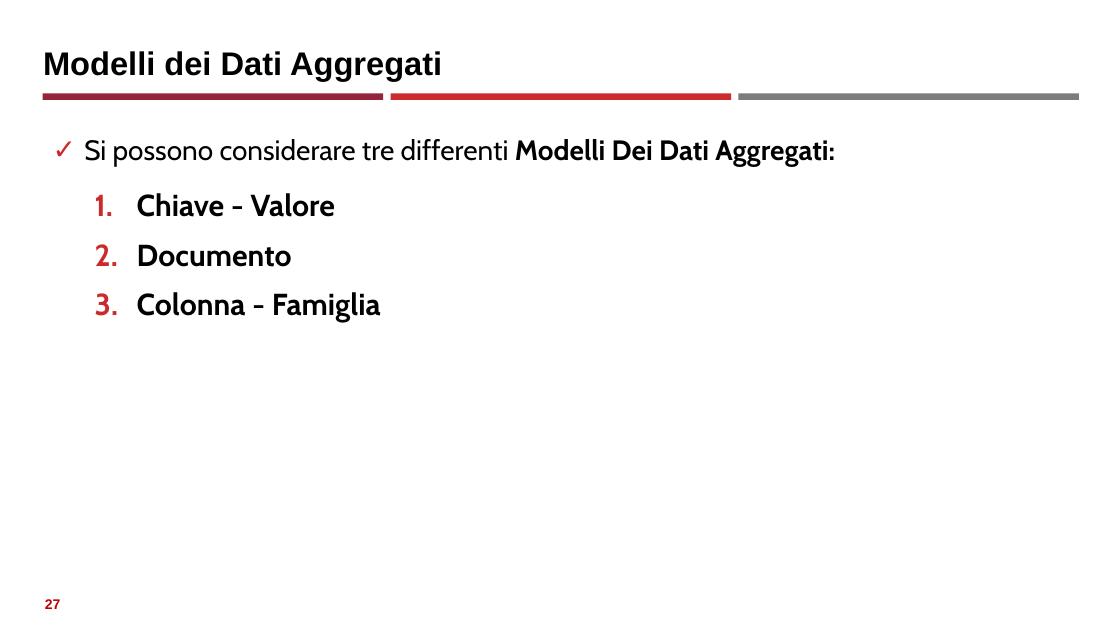
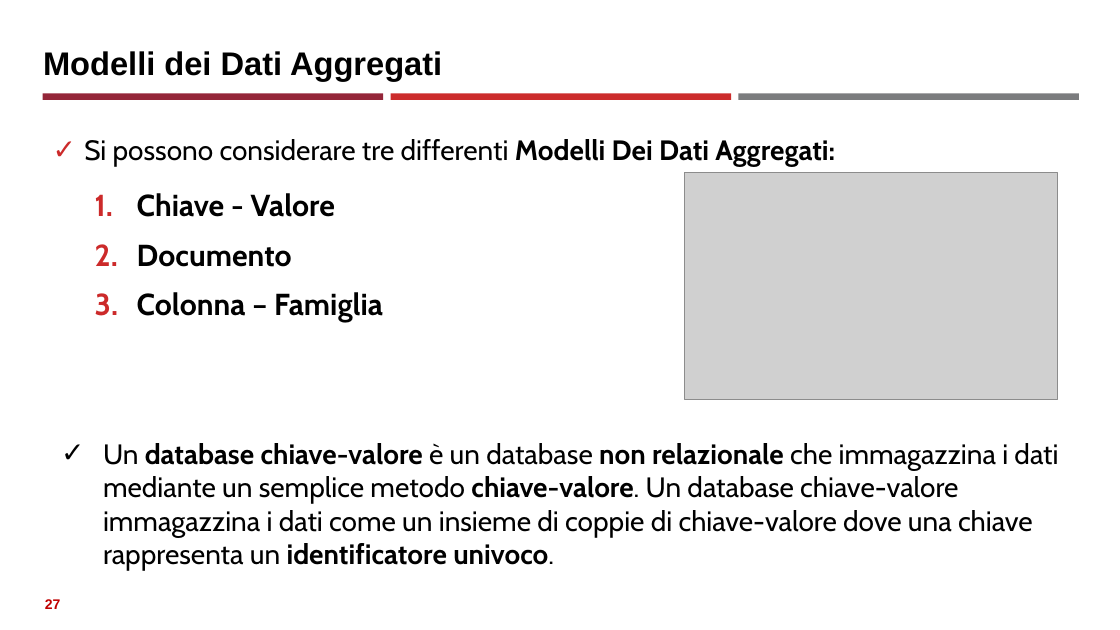
Before and after one commit to neural1977/data_science_interview_material, a slide deck: slide 27 of Assicurazioni/Databases_NoSql_ita.pptx. Drawn at 1120x630 pixels with LibreOffice and Linux fonts; fonts in the diff are those of the drawing; grey boxes stand for pictures. Boxes give left, top, right and bottom in pixels: in the first picture for what was removed or moved away, otherwise in the second. Text is boxed around its words. In the diff, an @@ line names an element or a change of style, - is before the commit and + after.

```diff
--- a/Assicurazioni/Databases_NoSql_ita.pptx
+++ b/Assicurazioni/Databases_NoSql_ita.pptx
@@ picture added at bbox=[685, 173, 1058, 400] @@
@@ text at bbox=[137, 292, 383, 322]: text changed @@
-  3. Colonna - Famiglia
+  3. Colonna – Famiglia
@@ text added at bbox=[103, 443, 1058, 571], 24 pt, text #000000 @@
+✓ Un database chiave-valore è un database non relazionale che immagazzina i dati mediante un semplice metodo chiave-valore. Un database chiave-valore immagazzina i dati come un insieme di coppie di chiave-valore dove una chiave rappresenta un identificatore univoco.
```
Also in this commit, not shown: 5 slides added, 1 other file.
